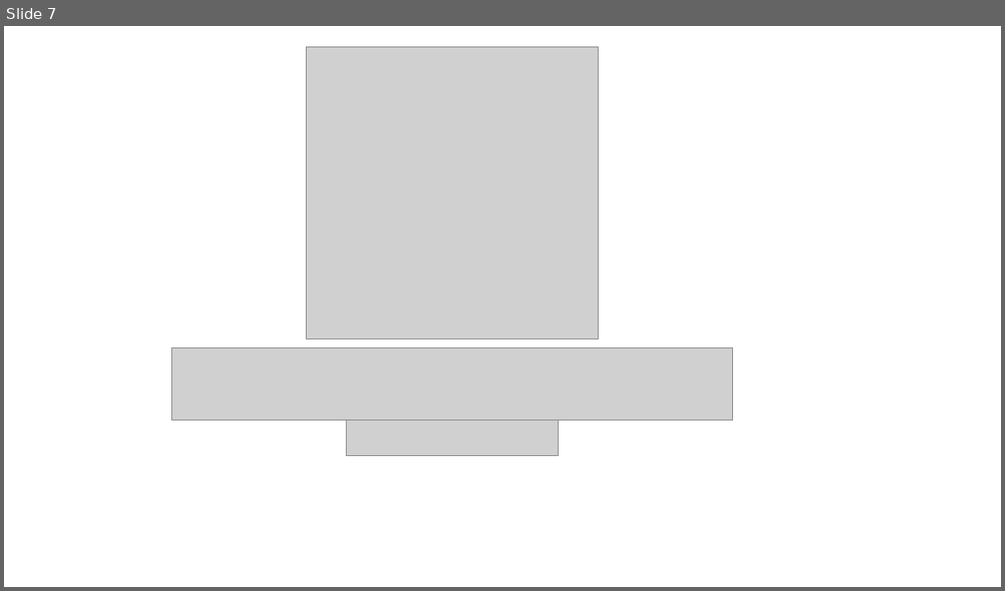
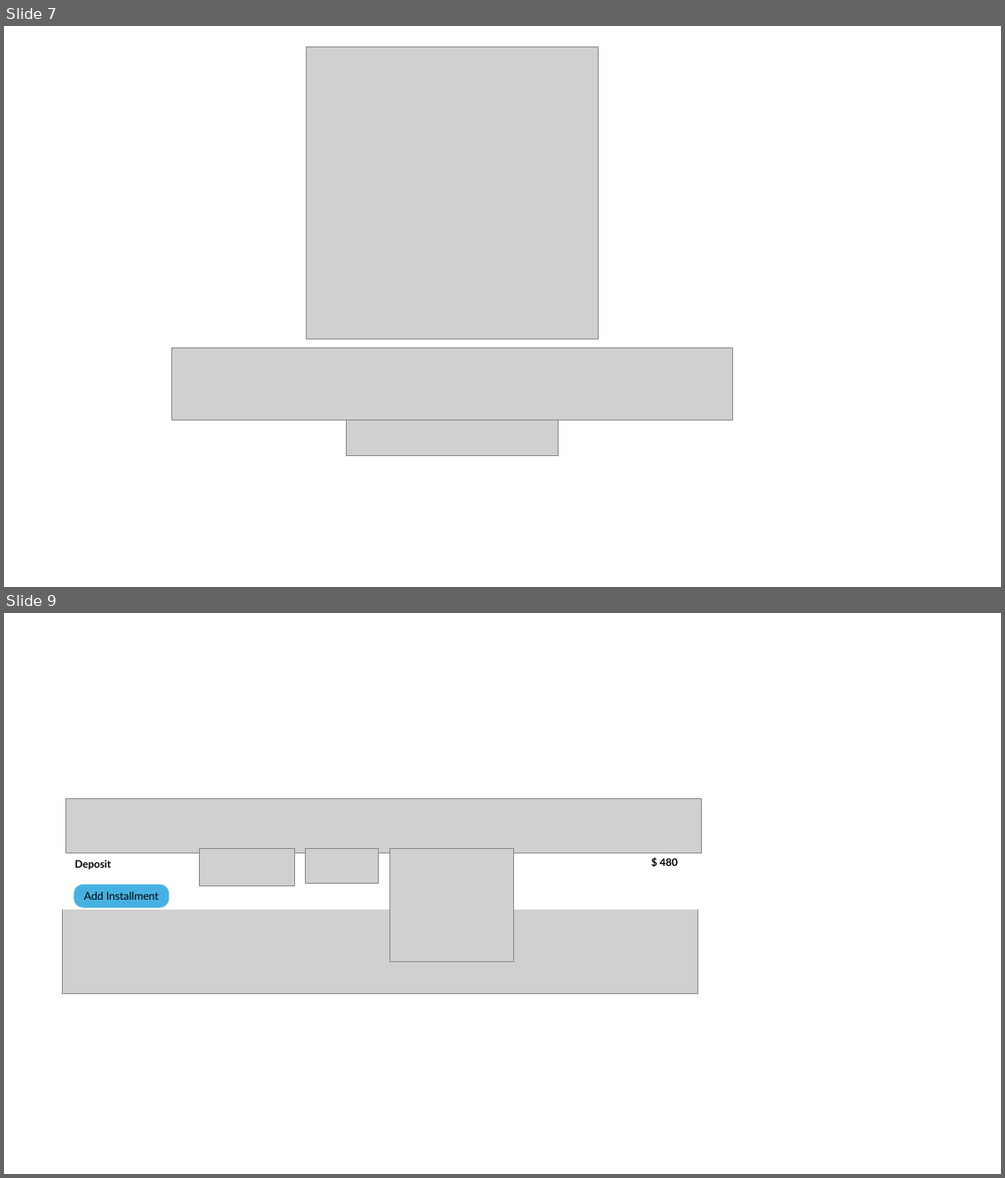
Before and after one commit to joachimneumann/travelagency, a slide deck: documentation/UI draft/travel plan PDF.pptx. Shown one above the other, each under a label of ours: slide 7 before the commit, slides 7 and 9 after it; the slides between them are not shown. The pictures are 1005x591 and 1005x1178 pixels, drawn with LibreOffice and Linux fonts; fonts in the diff are those of the drawing; grey boxes stand for pictures. Boxes give left, top, right and bottom in pixels: in the first picture for what was removed or moved away, otherwise in the second. Text is boxed around its words. In the diff, an @@ line names an element or a change of style, - is before the commit and + after.

```diff
--- a/documentation/UI draft/travel plan PDF.pptx
+++ b/documentation/UI draft/travel plan PDF.pptx
@@ slide 9 added at (4, 613, 1001, 1174), background #FFFFFF @@
@@ rectangle added at (47, 648, 732, 909), fill #FFFFFF @@
@@ picture added at (63, 668, 698, 994) @@
@@ picture added at (66, 799, 702, 853) @@
@@ picture added at (199, 849, 294, 886) @@
@@ picture added at (306, 849, 379, 884) @@
@@ picture added at (390, 849, 514, 962) @@
@@ text added at (75, 860, 112, 869), 10 pt, text #000000, bold @@
+Deposit
@@ text added at (660, 858, 678, 866), 10 pt, text #000000, bold @@
+$ 480
@@ rounded rectangle added at (73, 884, 169, 908), fill #46B1E1, 10.5 pt, text #000000 @@
+Add Installment
```
Also in this commit, not shown: 1 other slide added, 5 other files.
